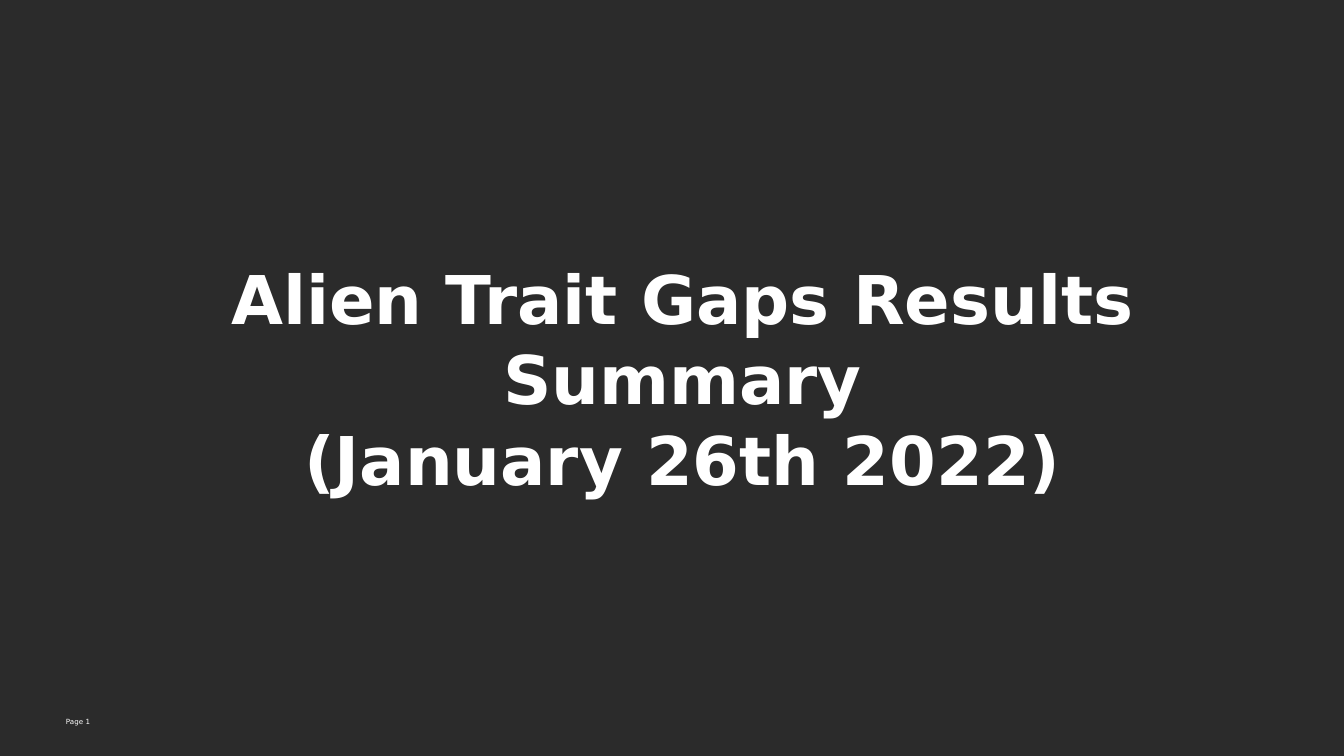
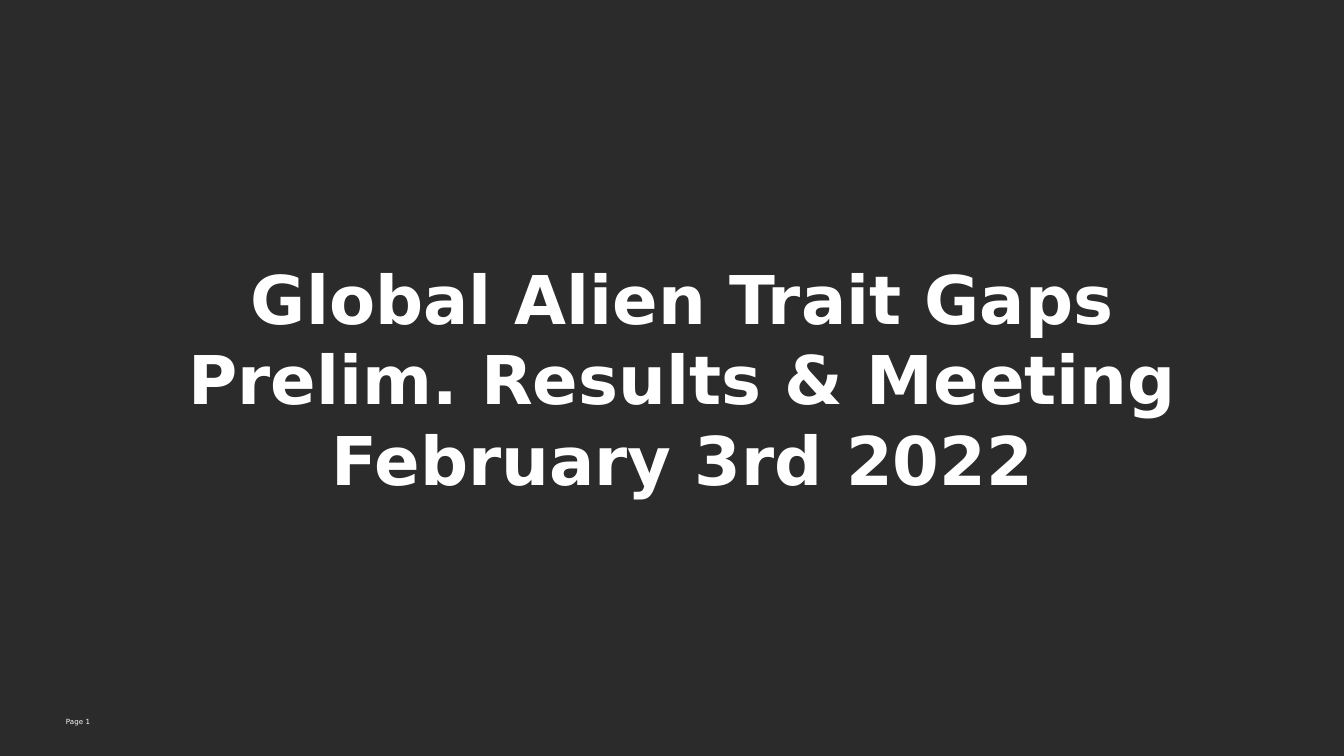
Before and after one commit to Rekyt/alientraitgaps, a slide deck: slide 1 of inst/presentations/202201_aliens_results_summary.odp. Drawn at 1344x756 pixels with LibreOffice and Linux fonts; fonts in the diff are those of the drawing; background and template pictures are left out; a plain dark background stands for a picture behind light text. Boxes give left, top, right and bottom in pixels: in the first picture for what was removed or moved away, otherwise in the second. Text is boxed around its words. In the diff, an @@ line names an element or a change of style, - is before the commit and + after.

```diff
--- a/inst/presentations/202201_aliens_results_summary.odp
+++ b/inst/presentations/202201_aliens_results_summary.odp
@@ text at <box>189,273,1176,499</box>: text changed @@
-Alien Trait Gaps Results Summary
-(January 26th 2022)
+Global Alien Trait Gaps Prelim. Results & Meeting
+February 3rd 2022
```
Also in this commit, not shown: 1 other slide changed, 8 slides added, 7 slides removed, 2 other files.
